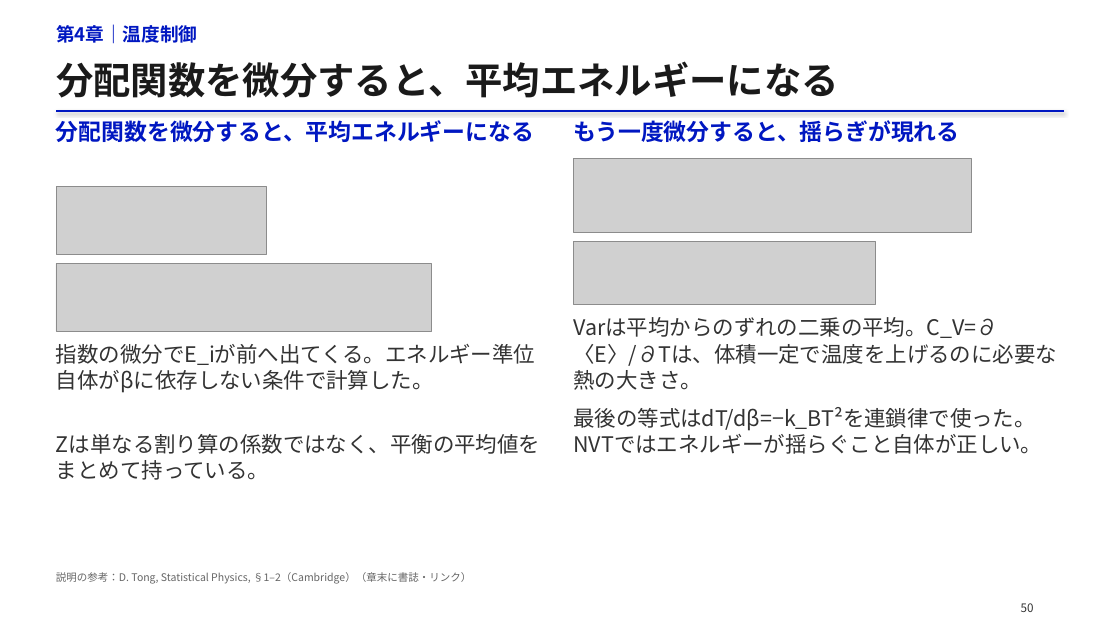
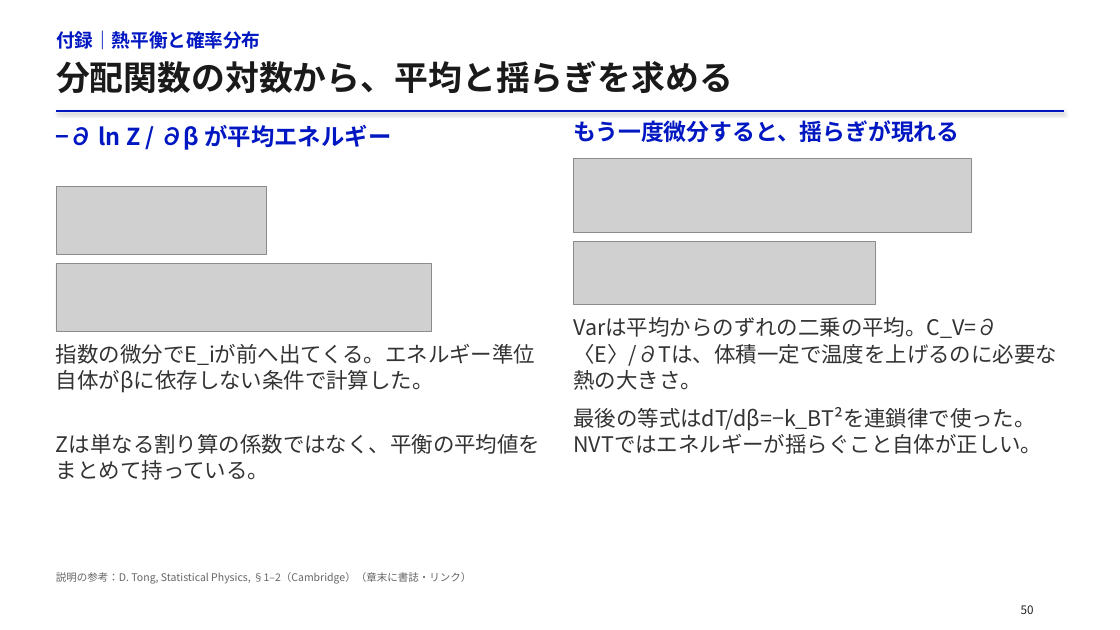
Before and after one commit to matsunagalab/lecture_bioinfo, a slide deck: slide 50 of 09_分子の相互作用と構造の安定性/09_分子の相互作用と構造の安定性.pptx. Drawn at 1120x630 pixels with LibreOffice and Linux fonts; fonts in the diff are those of the drawing; grey boxes stand for pictures. Boxes give left, top, right and bottom in pixels: in the first picture for what was removed or moved away, otherwise in the second. Text is boxed around its words. In the diff, an @@ line names an element or a change of style, - is before the commit and + after.

```diff
--- a/09_分子の相互作用と構造の安定性/09_分子の相互作用と構造の安定性.pptx
+++ b/09_分子の相互作用と構造の安定性/09_分子の相互作用と構造の安定性.pptx
@@ text at (x1=56, y1=30, x2=261, y2=50): text changed @@
-第4章｜温度制御
+付録｜熱平衡と確率分布
@@ text at (x1=56, y1=61, x2=733, y2=93): text changed; size 32 to 29 pt @@
-分配関数を微分すると、平均エネルギーになる
+分配関数の対数から、平均と揺らぎを求める
@@ text at (x1=98, y1=125, x2=391, y2=150): text changed; size 19.5 to 20 pt @@
-分配関数を微分すると、平均エネルギーになる
+−∂ ln Z / ∂β が平均エネルギー
@@ text "50" at (x1=1021, y1=605, x2=1034, y2=614): text colour #333333 to #202020 @@
```
Also in this commit, not shown: 51 other slides changed, 2 slides added, 2 slides removed, 2 other files.
